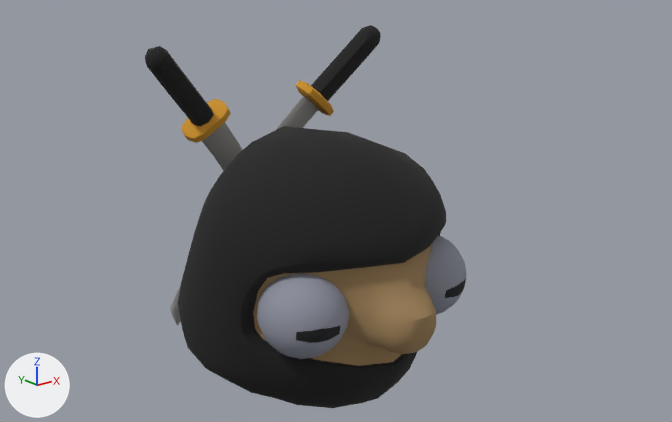
Two versions of the glTF model frontend/assets/models3d/packs/quaternius-monsters/ninja.glb, one commit apart.
Before and after are seen from a 50 mm camera at (-4.56, -6.1, 3.86) aimed at (-0.01, -0.41, 1.58). Every picture has the same lights, and +X, +Y and +Z are marked at lower left. The picture after the commit comes second. Vertices at exactly the same position are counted once.

Names of what the first picture shows: 'Ninja_Blob.001'.
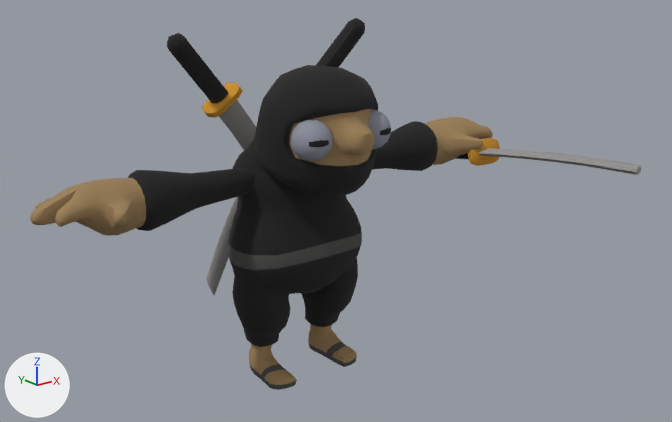
Location of each change, [x1, y1, x2, y2] in pixels of the pictures (672 x 422 px; the box of a moved part takes in the faces that stretch with it):
'Ninja_Blob.001', reshaped (89% wider): before [145, 25, 467, 408]; after [30, 18, 641, 390]
part 1 of me_cube_000, moved or reshaped: before [425, 235, 467, 315]; after [369, 109, 391, 150]
part 2 of me_cube_000, moved or reshaped: before [257, 273, 349, 359]; after [291, 120, 333, 161]
part 3 of me_cube_000, moved or reshaped: before [145, 46, 214, 126]; after [167, 33, 228, 103]
part 4 of me_cube_000, moved or reshaped: before [181, 99, 231, 143]; after [202, 82, 243, 118]
part 5 of me_cube_000, moved or reshaped: before [202, 122, 243, 171]; after [219, 100, 256, 150]
part 6 of me_cube_000, moved or reshaped: before [311, 25, 381, 101]; after [316, 18, 365, 67]
part 7 of me_cube_000, moved or reshaped (not visible afterwards): before [296, 80, 334, 116]
part 8 of me_cube_000, moved or reshaped: before [170, 96, 318, 325]; after [206, 197, 238, 295]
part 9 of me_cube_000, added (mostly hidden): after [455, 153, 469, 160]
part 10 of me_cube_000, added (brown): after [468, 138, 500, 166]
part 11 of me_cube_000, added: after [479, 148, 641, 175]
part 12 of me_cube_000, added: after [228, 65, 378, 390]
part 13 of me_cube_000, added: after [372, 117, 493, 171]
part 14 of me_cube_000, added: after [30, 168, 255, 236]
part 15 of me_cube_000, deleted: before [178, 126, 446, 408]

The change, as a list of edits to the scene's bpy script:
```text
Change me_cube_000:
    remove me_cube_000.from_pydata(...)  # 1110 vertices, 2160 faces; spans x -1.16..1.33, y -1.48..1.34, z -0.07..2.92
    add me_cube_000.from_pydata(...)  # 3042 vertices, 5964 faces; spans x -2.32..2.32, y -2.26..0.79, z -0.01..3.01
    me_cube_000 part 1: the loose piece of 186 vertices spanning x 0.29..0.99, y -1.15..-0.44, z 0.64..1.34 is turned -10 degrees about the x axis through its middle and scaled by 0.468, then moved by (-0.34, 0.32, 1.24)
    me_cube_000 part 2: the loose piece of 186 vertices spanning x -0.99..-0.29, y -1.15..-0.44, z 0.64..1.34 is turned -10 degrees about the x axis through its middle and scaled by 0.468, then moved by (0.34, 0.32, 1.24)
    me_cube_000 part 3: the loose piece of 57 vertices spanning x -1.16..-0.44, y 0.44..0.8, z 2.13..2.91 is turned -10 degrees about the x axis through its middle and scaled by 0.836, then moved by (0.13, -0.09, 0.15)
    me_cube_000 part 4: the loose piece of 66 vertices spanning x -0.74..-0.35, y 0.53..0.86, z 2.06..2.39 is turned -10 degrees about the x axis through its middle and scaled by 0.836, then moved by (0.08, -0.14, 0.19)
    me_cube_000 part 5: the loose piece of 73 vertices spanning x -0.64..0.66, y 0.66..1.31, z -0.01..2.27 is turned -10 degrees about the x axis through its middle and scaled by 0.836, then moved by (-0.01, -0.35, 0.34)
    me_cube_000 part 6: the loose piece of 57 vertices spanning x 0.57..1.33, y 0.51..0.86, z 2.17..2.92 is turned -10 degrees about the x axis through its middle and scaled by 0.836, then moved by (-0.16, -0.09, 0.13)
    me_cube_000 part 7: the loose piece of 66 vertices spanning x 0.48..0.86, y 0.59..0.92, z 2.1..2.44 is turned -10 degrees about the x axis through its middle and scaled by 0.836, then moved by (-0.12, -0.15, 0.17)
    me_cube_000 part 8: the loose piece of 73 vertices spanning x -0.68..0.77, y 0.72..1.34, z 0.12..2.32 is turned -10 degrees about the x axis through its middle and scaled by 0.836, then moved by (-0.01, -0.35, 0.32)
    me_cube_000 part 9: the loose piece of 57 vertices spanning x 0.57..1.33, y 0.51..0.86, z 2.17..2.92 is copied, and the copy is multiplied about its middle by the matrix ((-0.59, -0.179, 0.565), (0.589, -0.266, 0.53), (-0.067, -0.772, -0.314)), then moved by (0.99, -0.59, -0.84); it spans x 1.85..2.04, y -0.28..0.5, z 1.57..1.84
    me_cube_000 part 10: the loose piece of 66 vertices spanning x 0.48..0.86, y 0.59..0.92, z 2.1..2.44 is copied, and the copy is multiplied about its middle by the matrix ((-0.59, -0.179, 0.565), (0.589, -0.266, 0.53), (-0.067, -0.772, -0.314)), then moved by (1.27, -0.99, -0.52); it spans x 1.75..2.13, y -0.29..-0.17, z 1.63..1.88
    me_cube_000 part 11: the loose piece of 73 vertices spanning x -0.68..0.77, y 0.72..1.34, z 0.12..2.32 is copied, and the copy is multiplied about its middle by the matrix ((-0.59, -0.179, 0.565), (0.589, -0.266, 0.53), (-0.067, -0.772, -0.314)), then moved by (1.62, -2.26, 0.69); it spans x 1.36..2.05, y -2.26..-0.23, z 1.72..2.09
    me_cube_000 part 12: a new loose piece of 1304 vertices spanning x -0.64..0.64, y -0.8..0.59, z -0.01..2.75, in mat_atlas (picture img_atlas_monsters)
    me_cube_000 part 13: a new loose piece of 389 vertices spanning x 0.39..2.32, y -0.3..0.4, z 1.57..2.05, in mat_atlas (picture img_atlas_monsters)
    me_cube_000 part 14: a new loose piece of 389 vertices spanning x -2.32..-0.39, y -0.3..0.4, z 1.57..2.05, in mat_atlas (picture img_atlas_monsters)
    me_cube_000 part 15: 346 vertices removed from x -1.16..1.16, y -1.48..1.1, z -0.07..2.21
```
